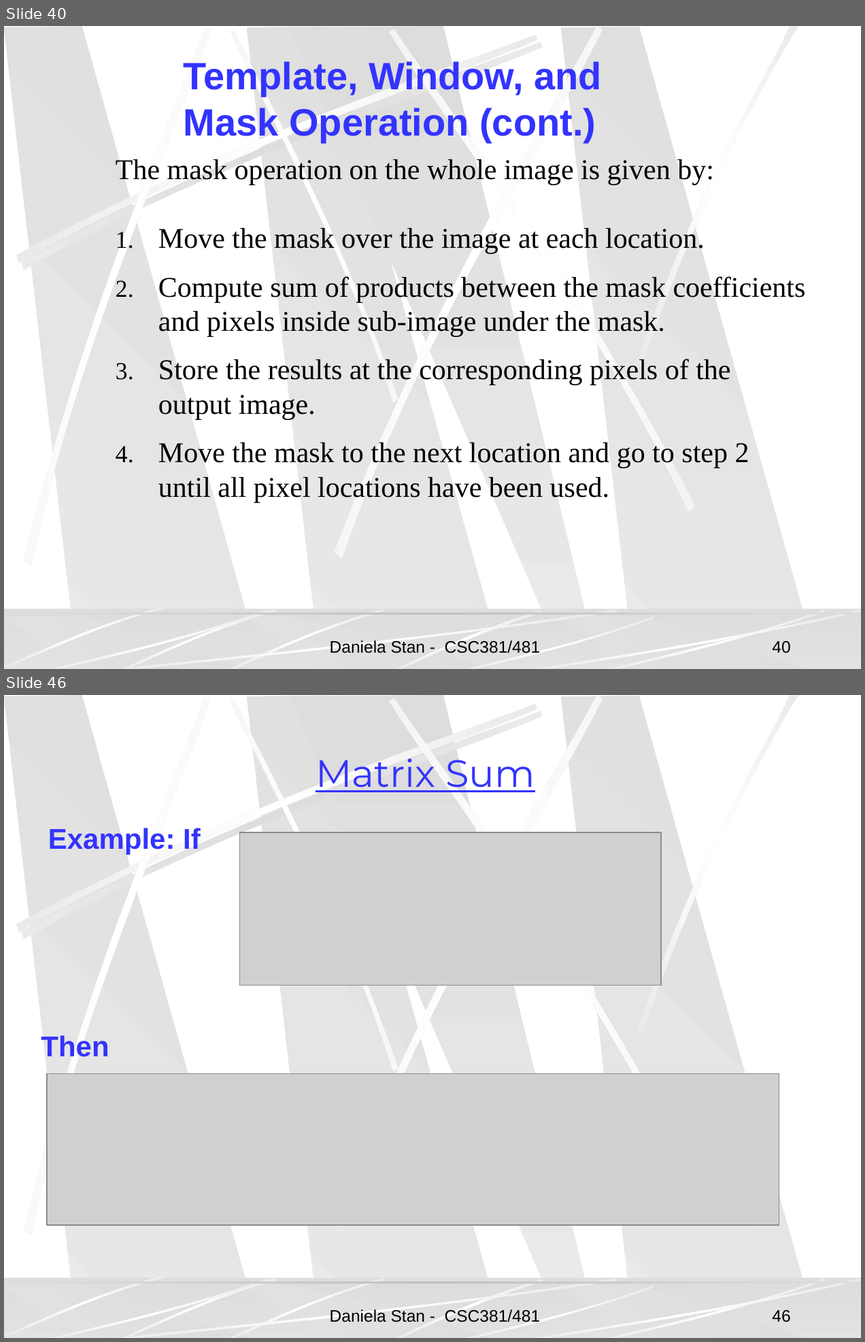
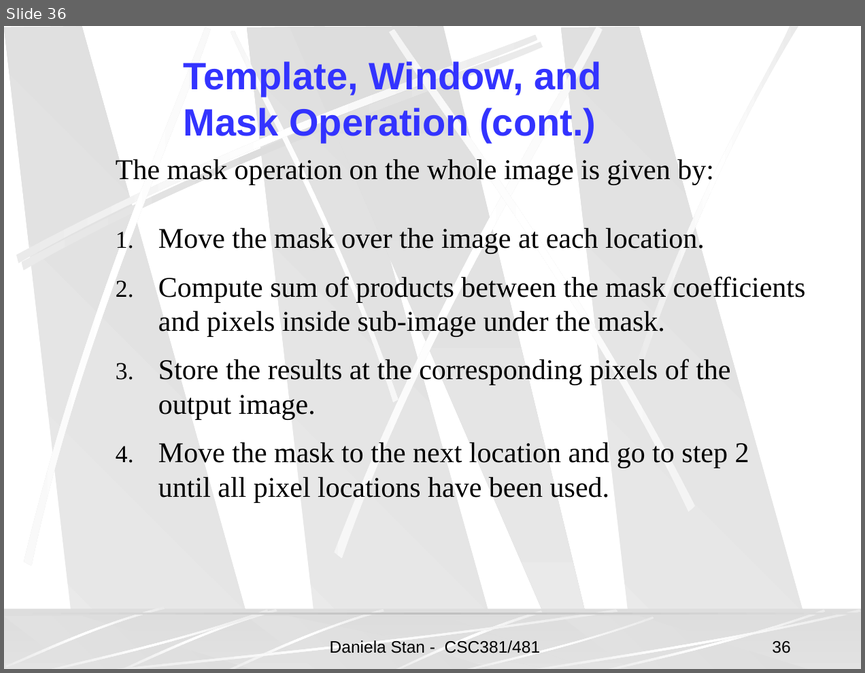
Before and after one commit to vsimonis/matlab-tutorial, a slide deck: IntroToImgProcessing-2.ppt. Shown one above the other, each under a label of ours: slides 40 and 46 before the commit, slide 36 after it; the slides between them are not shown. The pictures are 865x1342 and 865x673 pixels, drawn with LibreOffice and Linux fonts; fonts in the diff are those of the drawing; grey boxes stand for pictures; background and template pictures are left out. Boxes give left, top, right and bottom in pixels: in the first picture for what was removed or moved away, otherwise in the second. Text is boxed around its words. In the diff, an @@ line names an element or a change of style, - is before the commit and + after.

```diff
--- a/IntroToImgProcessing-2.ppt
+++ b/IntroToImgProcessing-2.ppt
@@ slide 46 removed at box(4, 695, 861, 1338), background picture (left out); not listed: 27 template elements that a slide beside it also shows @@
@@ text removed at box(315, 758, 535, 792) @@
-Matrix Sum
@@ text removed at box(48, 828, 201, 855) @@
-Example: If
@@ picture removed at box(239, 832, 661, 985) @@
@@ text removed at box(41, 1035, 109, 1057) @@
-Then
@@ picture removed at box(47, 1074, 779, 1225) @@
@@ text removed at box(330, 1309, 541, 1322) @@
-Daniela Stan - CSC381/481
@@ page number removed at box(772, 1310, 790, 1322) @@
-46
@@ what was slide 40 is now slide 36 @@
@@ page number at box(772, 641, 790, 653): text changed @@
-40
+36
```
Also in this commit, not shown: 13 other slides removed, 4 other files.
